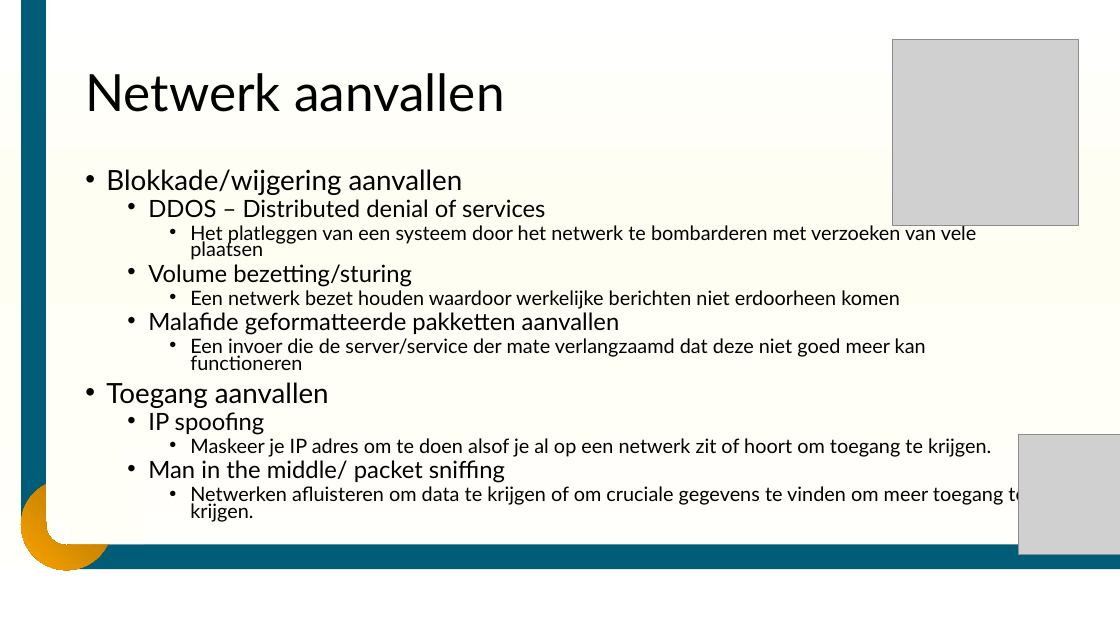
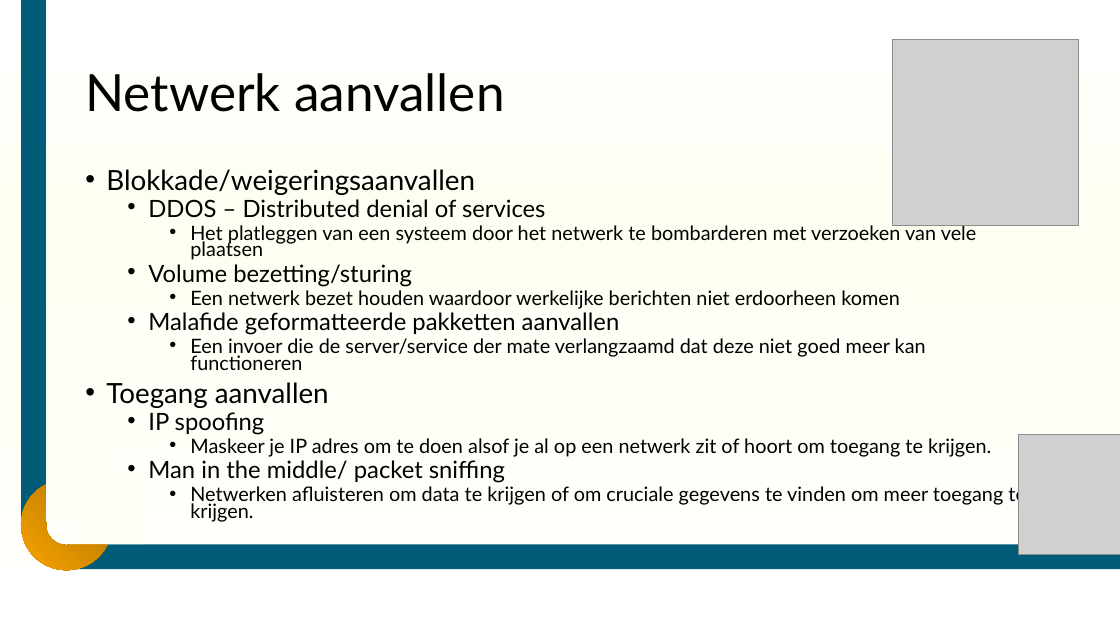
Before and after one commit to DummyMeneer/Cyber-Security, a slide deck: slide 5 of Lesmateriaal/Slides/CySec – les 5 - Netwerken en spysoftware.pptx (slide 7 before the commit). Drawn at 1120x630 pixels with LibreOffice and Linux fonts; fonts in the diff are those of the drawing; grey boxes stand for pictures; background and template pictures are left out. Boxes give left, top, right and bottom in pixels: in the first picture for what was removed or moved away, otherwise in the second. Text is boxed around its words. In the diff, an @@ line names an element or a change of style, - is before the commit and + after.

```diff
--- a/Lesmateriaal/Slides/CySec – les 5 - Netwerken en spysoftware.pptx
+++ b/Lesmateriaal/Slides/CySec – les 5 - Netwerken en spysoftware.pptx
@@ text at (106,169,475,195): text changed @@
-• Blokkade/wijgering aanvallen
+• Blokkade/weigeringsaanvallen
```
Also in this commit, not shown: 2 slides removed, 12 other files.
